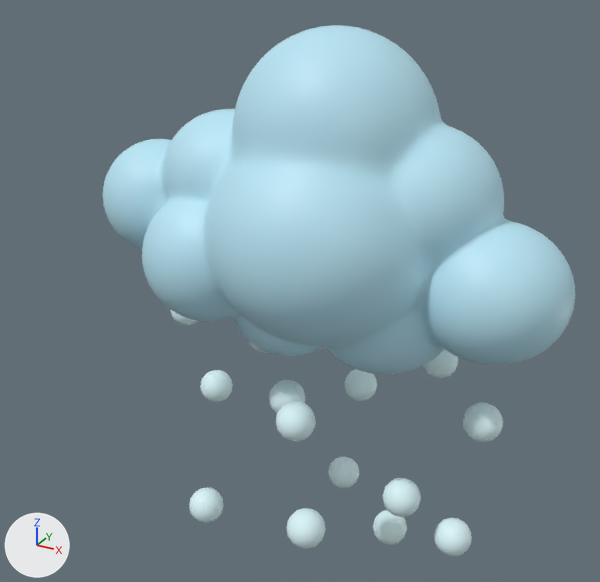
The FBX model Wasser/Assets/Models/Wasserkreislauf/schneewolke.fbx as it was, and as the next commit left it.
One viewpoint serves both versions: a 50 mm camera at (-0.153, -0.419, 0.957) aimed at (-0.383, -0.001, 0.748). The lights are fixed; the arrows at lower left show +X, +Y and +Z.

The first picture shows 'Schneewolke'.
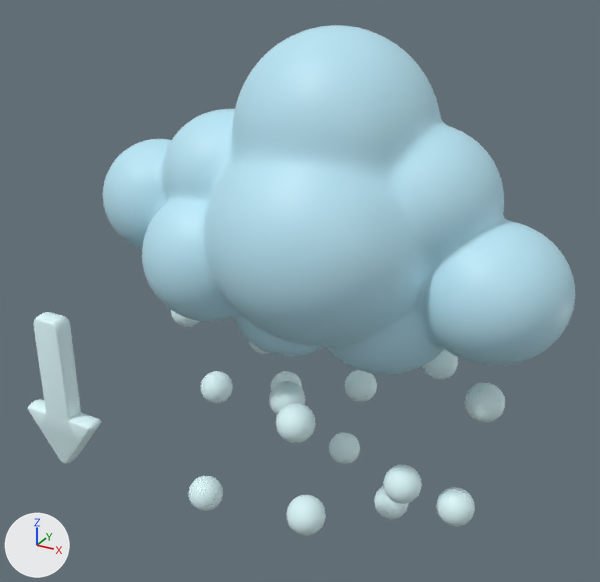
The newer file is also turned or shifted as a whole; pictures and numbers use the older file's frame.

Boxes (x1, y1, x2, y2) around the edits, measured in the pictures (600 x 582 px; the box of a moved part takes in the faces that stretch with it):
'Schneewolke', reshaped (16% wider): before (103, 25, 575, 556); after (28, 25, 575, 535)
part 1 of me_mesh_001, added: after (28, 312, 101, 464)
part 2 of me_mesh_001, moved or reshaped: before (170, 310, 503, 556); after (171, 310, 505, 535)

Edits to the bpy script that builds the scene:
```text
Change me_mesh_001:
    used by ob_schneewolke; location = (-0.3537, -0.0238, 0.7972)
    remove me_mesh_001.from_pydata(...)  # 7250 vertices, 12451 faces; spans x -0.165..0.136, y -0.068..0.096, z -0.229..0.111
    add me_mesh_001.from_pydata(...)  # 7699 vertices, 12859 faces; spans x -0.209..0.136, y -0.068..0.096, z -0.208..0.111
    me_mesh_001 part 1: a new loose piece of 449 vertices spanning x -0.209..-0.15, y -0.048..-0.035, z -0.188..-0.074, in mat_schnee (white #e1fcff)
    me_mesh_001 part 2: 1450 vertices moved from x -0.139..0.105, y -0.057..0.093, z -0.229..-0.077 to x -0.139..0.105, y -0.057..0.093, z -0.208..-0.078; 8 vertices removed from x 0.044..0.1, y -0.011..0.03, z -0.165..-0.115; 8 vertices added at x 0.044..0.1, y -0.011..0.03, z -0.147..-0.088
```
